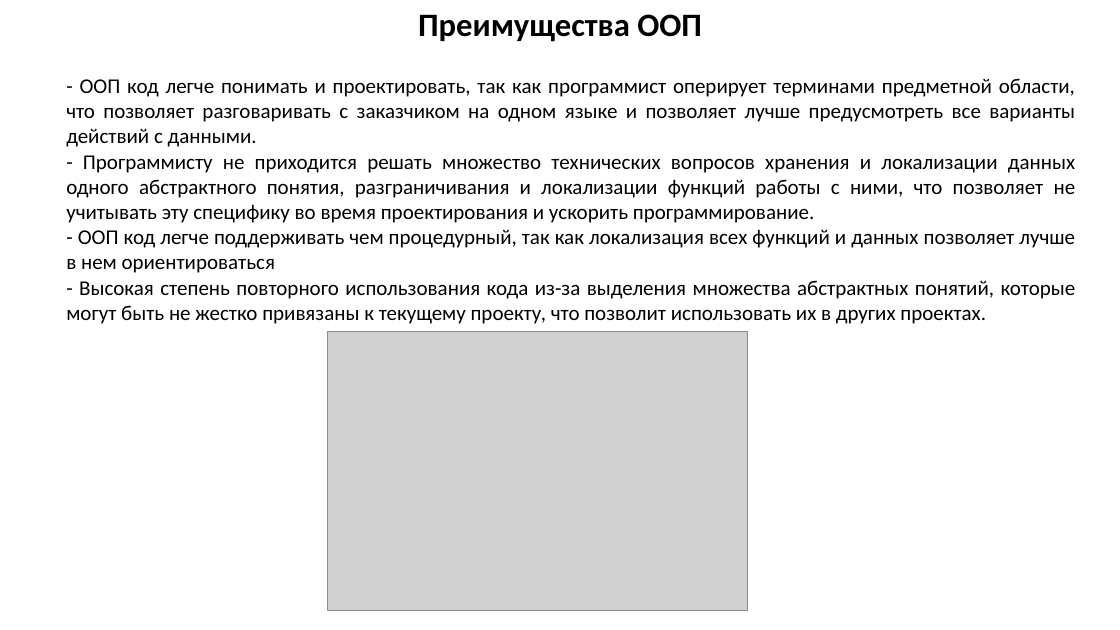
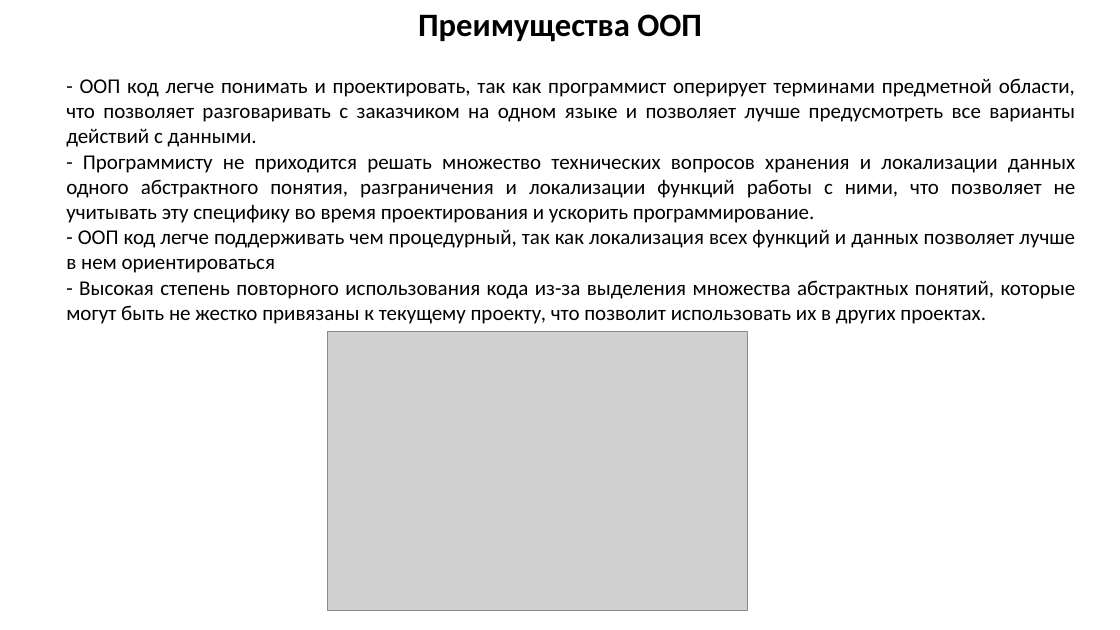
Before and after one commit to MUCTR-IKT-CPP/cpp_course, a slide deck: slide 6 of Лекции/4/Классы, конструкторы и деструкторы.pptx. Drawn at 1120x630 pixels with LibreOffice and Linux fonts; fonts in the diff are those of the drawing; grey boxes stand for pictures. Boxes give left, top, right and bottom in pixels: in the first picture for what was removed or moved away, otherwise in the second. Text is boxed around its words. In the diff, an @@ line names an element or a change of style, - is before the commit and + after.

```diff
--- a/Лекции/4/Классы, конструкторы и деструкторы.pptx
+++ b/Лекции/4/Классы, конструкторы и деструкторы.pptx
@@ text at (x1=66, y1=155, x2=1076, y2=223): text changed @@
-- Программисту не приходится решать множество технических вопросов хранения и локализации данных одного абстрактного понятия, разграничивания и локализации функций работы с ними, что позволяет не учитывать эту специфику во время проектирования и ускорить программирование.
+- Программисту не приходится решать множество технических вопросов хранения и локализации данных одного абстрактного понятия, разграничения и локализации функций работы с ними, что позволяет не учитывать эту специфику во время проектирования и ускорить программирование.
```
Also in this commit, not shown: 1 other file.
